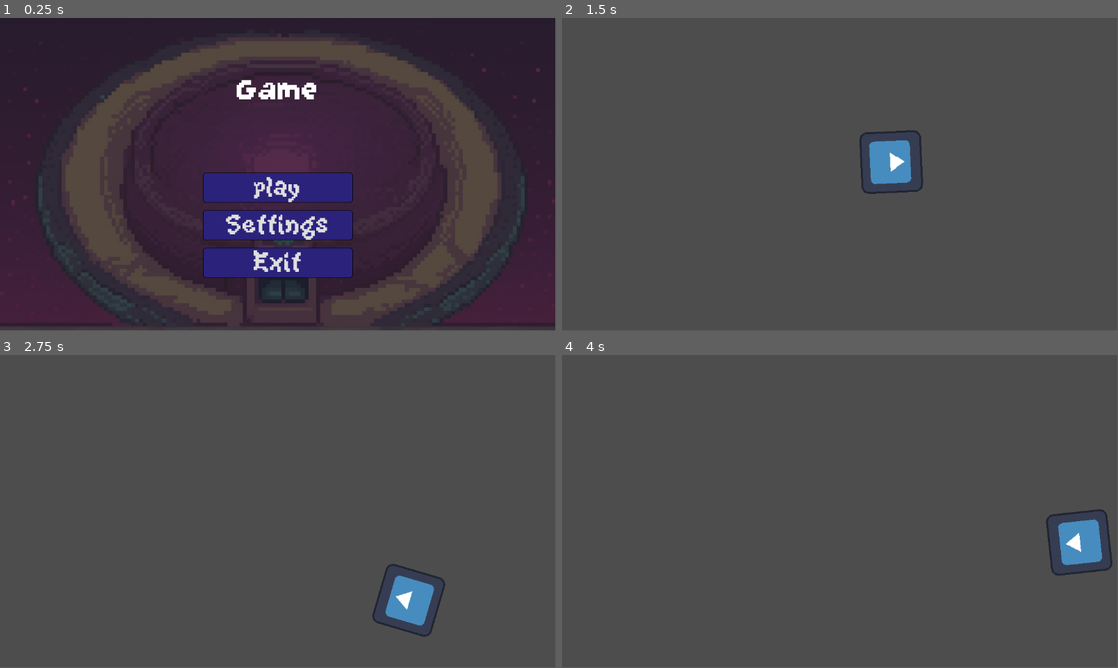
Above: before the commit, frames 1-4 (two rows, left to right).
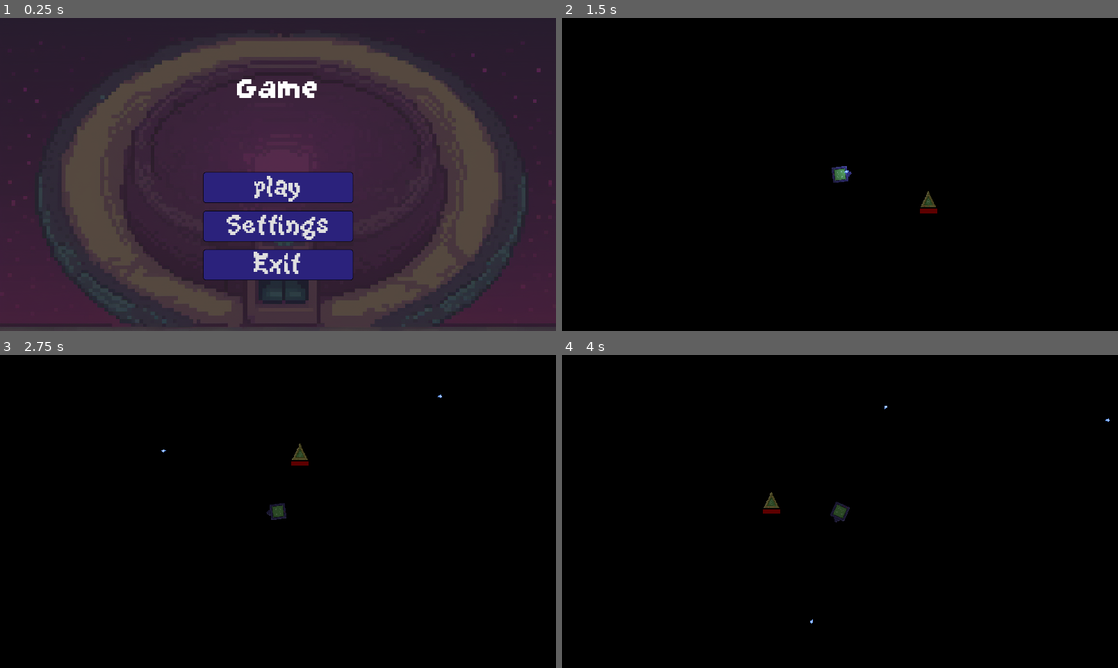
Above: after the commit, the same moments.

Repository: Buraka12/Square-Loop
Game: Godot game, scene res://scenes/main_menu.tscn
The game is run twice, just before and just after one commit, with the same random seed, the same clock (stepped at 60 frames per second) and the same inputs. The engine's default icon, where the game draws it, is replaced by a stand-in: a white triangle on a blue panel in a dark square.
Inputs (mouse positions are in pixels of both pictures, inside the frame that each line leads up to):
- Up to frame 1 (0.25 s): no input
- Up to frame 2 (1.5 s): click "play" at 0.5 s; tap Enter at 1.25 s; move the mouse to (962, 158) at 1.27 s; hold D (right) from 1.28 s (still down); click (962, 158) at 1.35 s
- Up to frame 3 (2.75 s): move the mouse to (166, 527) at 2.02 s; release D (right) at 2.03 s; hold S (down) from 2.03 s (still down); click (166, 527) at 2.1 s
- Up to frame 4 (4 s): move the mouse to (895, 442) at 2.77 s; release S (down) at 2.78 s; hold D (right) 2.78-3.53 s; click (895, 442) at 2.85 s; move the mouse to (812, 574) at 3.52 s; hold W (up) from 3.53 s (still down); click (812, 574) at 3.6 s
In our replay, the window is 799x449 before the commit and 800x450 after it. These sizes can differ from the game's own. Grey fills any space a smaller window leaves; there, only what the larger window draws over its background counts as a difference.

The runs differ from the first frame. In frame 1, 2.2% of the frame differs, in the area x 4-100%, y 0-99%; in frame 2, 100%, in the area x 0-100%, y 0-100%; in frame 3, 100%; in frame 4, 100%.

Commit message:
Basic
Düşmanların sprite ı ve ateş etme

Diff:
--- a/project.godot
+++ b/project.godot
@@ -18,6 +18,15 @@
 [display]
 
 window/size/mode=2
+window/stretch/mode="canvas_items"
+
+[dotnet]
+
+project/assembly_name="GMTK"
+
+[global_group]
+
+Enemy=""
 
 [input]
 
--- /dev/null
+++ b/scenes/Components/hit_box.tscn
@@ -0,0 +1,11 @@
+[gd_scene load_steps=2 format=3 uid="uid://dtij3gf5j2so8"]
+
+[sub_resource type="CircleShape2D" id="CircleShape2D_p24cy"]
+radius = 4.12311
+
+[node name="HitBox" type="Area2D"]
+collision_layer = 8
+collision_mask = 6
+
+[node name="CollisionShape2D" type="CollisionShape2D" parent="."]
+shape = SubResource("CircleShape2D_p24cy")
--- /dev/null
+++ b/scenes/Enemy/enemy_bullet.tscn
@@ -0,0 +1,3 @@
+[gd_scene format=3 uid="uid://dmm1rn6m7wwxx"]
+
+[node name="EnemyBullet" type="RigidBody2D"]
--- /dev/null
+++ b/scenes/Enemy/hexagon.tscn
@@ -0,0 +1,26 @@
+[gd_scene load_steps=5 format=3 uid="uid://dsd1fe453iuu3"]
+
+[ext_resource type="Texture2D" uid="uid://caxjlytrc3hkq" path="res://assets/sprites/Enemy/Hexagon.png" id="1_17p37"]
+[ext_resource type="PackedScene" uid="uid://dtij3gf5j2so8" path="res://scenes/Components/hit_box.tscn" id="2_3qkvm"]
+
+[sub_resource type="CanvasTexture" id="CanvasTexture_nba4g"]
+diffuse_texture = ExtResource("1_17p37")
+
+[sub_resource type="CircleShape2D" id="CircleShape2D_0vgo3"]
+radius = 16.0
+
+[node name="Hexagon" type="CharacterBody2D"]
+collision_layer = 4
+collision_mask = 2
+
+[node name="Sprite2D" type="Sprite2D" parent="."]
+texture = SubResource("CanvasTexture_nba4g")
+
+[node name="CollisionShape2D" type="CollisionShape2D" parent="."]
+visible = false
+shape = SubResource("CircleShape2D_0vgo3")
+
+[node name="HitBox" parent="." groups=["Enemy"] instance=ExtResource("2_3qkvm")]
+scale = Vector2(5, 5)
+collision_layer = 4
+collision_mask = 1
--- /dev/null
+++ b/scenes/Enemy/pentagon.tscn
@@ -0,0 +1,20 @@
+[gd_scene load_steps=4 format=3 uid="uid://bvhmfxi7j6rr0"]
+
+[ext_resource type="Texture2D" uid="uid://c5jp6ogvngbvw" path="res://assets/sprites/Enemy/Pentagon.png" id="1_cuotf"]
+
+[sub_resource type="CanvasTexture" id="CanvasTexture_utoed"]
+diffuse_texture = ExtResource("1_cuotf")
+
+[sub_resource type="CircleShape2D" id="CircleShape2D_vyrux"]
+radius = 21.0
+
+[node name="Pentagon" type="CharacterBody2D" groups=["Enemy"]]
+collision_layer = 4
+collision_mask = 2
+
+[node name="Sprite2D" type="Sprite2D" parent="."]
+texture = SubResource("CanvasTexture_utoed")
+
+[node name="CollisionShape2D" type="CollisionShape2D" parent="."]
+visible = false
+shape = SubResource("CircleShape2D_vyrux")
--- /dev/null
+++ b/scenes/Enemy/triangle.tscn
@@ -0,0 +1,35 @@
+[gd_scene load_steps=6 format=3 uid="uid://dqwsgw57poqd3"]
+
+[ext_resource type="Script" path="res://scripts/Enemy/triangle.gd" id="1_7kcm5"]
+[ext_resource type="Texture2D" uid="uid://bqgfkvuepiief" path="res://assets/sprites/Enemy/Triangle.png" id="1_o3of3"]
+
+[sub_resource type="CanvasTexture" id="CanvasTexture_0ixiy"]
+diffuse_texture = ExtResource("1_o3of3")
+
+[sub_resource type="CircleShape2D" id="CircleShape2D_so033"]
+radius = 14.0
+
+[sub_resource type="StyleBoxFlat" id="StyleBoxFlat_je3cd"]
+bg_color = Color(0.729412, 0, 0, 1)
+
+[node name="Triangle" type="CharacterBody2D" groups=["Enemy"]]
+collision_layer = 4
+collision_mask = 2
+script = ExtResource("1_7kcm5")
+
+[node name="Sprite2D" type="Sprite2D" parent="."]
+texture = SubResource("CanvasTexture_0ixiy")
+
+[node name="CollisionShape2D" type="CollisionShape2D" parent="."]
+visible = false
+position = Vector2(0, 4)
+shape = SubResource("CircleShape2D_so033")
+
+[node name="HealthBar" type="ProgressBar" parent="."]
+offset_left = -18.0
+offset_top = 19.0
+offset_right = 18.0
+offset_bottom = 28.0
+theme_override_styles/fill = SubResource("StyleBoxFlat_je3cd")
+value = 100.0
+show_percentage = false
--- /dev/null
+++ b/scenes/Player/player_bullet.tscn
@@ -0,0 +1,47 @@
+[gd_scene load_steps=8 format=3 uid="uid://bl2vym8shwqe6"]
+
+[ext_resource type="Script" path="res://scripts/Player/player_bullet.gd" id="1_dt5ga"]
+[ext_resource type="Texture2D" uid="uid://l4mhe5w13gxx" path="res://assets/sprites/Bullet.png" id="1_v5jwa"]
+[ext_resource type="PackedScene" uid="uid://dtij3gf5j2so8" path="res://scenes/Components/hit_box.tscn" id="2_o06sg"]
+
+[sub_resource type="CanvasItemMaterial" id="CanvasItemMaterial_yhh4a"]
+light_mode = 1
+
+[sub_resource type="CircleShape2D" id="CircleShape2D_mhs4o"]
+radius = 4.0
+
+[sub_resource type="Gradient" id="Gradient_2btwn"]
+colors = PackedColorArray(1, 1, 1, 1, 0, 0, 0, 1)
+
+[sub_resource type="GradientTexture2D" id="GradientTexture2D_ldqnl"]
+gradient = SubResource("Gradient_2btwn")
+fill = 1
+fill_from = Vector2(0.5, 0.5)
+fill_to = Vector2(0.697248, 0.284404)
+
+[node name="PlayerBullet" type="RigidBody2D"]
+collision_layer = 8
+collision_mask = 6
+mass = 0.001
+gravity_scale = 0.0
+script = ExtResource("1_dt5ga")
+
+[node name="Sprite2D" type="Sprite2D" parent="."]
+material = SubResource("CanvasItemMaterial_yhh4a")
+texture = ExtResource("1_v5jwa")
+region_enabled = true
+region_rect = Rect2(21, 39, 6, 9)
+
+[node name="CollisionShape2D" type="CollisionShape2D" parent="."]
+visible = false
+shape = SubResource("CircleShape2D_mhs4o")
+
+[node name="HitBox" parent="." instance=ExtResource("2_o06sg")]
+visible = false
+
+[node name="PointLight2D" type="PointLight2D" parent="."]
+scale = Vector2(2, 2)
+color = Color(0.541176, 0.698039, 0.984314, 1)
+texture = SubResource("GradientTexture2D_ldqnl")
+
+[connection signal="body_entered" from="HitBox" to="." method="_on_hit_box_body_entered"]
--- a/scenes/character_body_2d.tscn
+++ /dev/null
@@ -1,19 +0,0 @@
-[gd_scene load_steps=4 format=3 uid="uid://2whhrm0r02h1"]
-
-[ext_resource type="Script" path="res://scripts/character_body_2d.gd" id="1_i66a5"]
-[ext_resource type="Texture2D" uid="uid://cifrq2c6wa5ro" path="res://assets/sprites/icon.svg" id="2_eb063"]
-
-[sub_resource type="RectangleShape2D" id="RectangleShape2D_aqmnj"]
-size = Vector2(116, 117)
-
-[node name="CharacterBody2D" type="CharacterBody2D"]
-position = Vector2(623, 299)
-script = ExtResource("1_i66a5")
-
-[node name="Sprite2D" type="Sprite2D" parent="."]
-rotation = 1.5708
-texture = ExtResource("2_eb063")
-
-[node name="CollisionShape2D" type="CollisionShape2D" parent="."]
-position = Vector2(0, -0.5)
-shape = SubResource("RectangleShape2D_aqmnj")
--- /dev/null
+++ b/scenes/main_area.tscn
@@ -0,0 +1,26 @@
+[gd_scene load_steps=4 format=3 uid="uid://d0gsl5rpmw5w7"]
+
+[ext_resource type="Texture2D" uid="uid://cifrq2c6wa5ro" path="res://assets/sprites/icon.svg" id="1_3hq13"]
+[ext_resource type="PackedScene" uid="uid://2whhrm0r02h1" path="res://scenes/player.tscn" id="1_sdxow"]
+[ext_resource type="PackedScene" uid="uid://dqwsgw57poqd3" path="res://scenes/Enemy/triangle.tscn" id="3_nbxkg"]
+
+[node name="MainArea" type="Node2D"]
+
+[node name="Player" parent="." instance=ExtResource("1_sdxow")]
+position = Vector2(79, 87)
+
+[node name="Back" type="Sprite2D" parent="."]
+modulate = Color(0, 0, 0, 1)
+z_index = -5
+position = Vector2(526, 426)
+scale = Vector2(17.8789, 13.8477)
+texture = ExtResource("1_3hq13")
+
+[node name="Triangle" parent="." instance=ExtResource("3_nbxkg")]
+position = Vector2(312, 139)
+
+[node name="DirectionalLight2D" type="DirectionalLight2D" parent="."]
+energy = 0.5
+
+[node name="CanvasModulate" type="CanvasModulate" parent="."]
+color = Color(0, 0, 0, 1)
--- a/scenes/main_menu.tscn
+++ b/scenes/main_menu.tscn
@@ -214,6 +214,7 @@
 theme_override_styles/panel = SubResource("StyleBoxFlat_kx5ry")
 
 [node name="Back_button" type="Button" parent="SettingsMenu"]
+layout_mode = 0
 offset_left = 351.5
 offset_top = 352.0
 offset_right = 433.5
--- /dev/null
+++ b/scenes/player.tscn
@@ -0,0 +1,23 @@
+[gd_scene load_steps=5 format=3 uid="uid://2whhrm0r02h1"]
+
+[ext_resource type="Script" path="res://scripts/character_body_2d.gd" id="1_baftj"]
+[ext_resource type="Texture2D" uid="uid://dw731i17papw7" path="res://assets/sprites/Player/Player.png" id="2_2e2v8"]
+
+[sub_resource type="CanvasTexture" id="CanvasTexture_8dgsr"]
+diffuse_texture = ExtResource("2_2e2v8")
+
+[sub_resource type="CircleShape2D" id="CircleShape2D_pqs21"]
+radius = 18.0
+
+[node name="Player" type="CharacterBody2D"]
+script = ExtResource("1_baftj")
+
+[node name="Sprite2D" type="Sprite2D" parent="."]
+rotation = 1.5708
+texture = SubResource("CanvasTexture_8dgsr")
+
+[node name="CollisionShape2D" type="CollisionShape2D" parent="."]
+shape = SubResource("CircleShape2D_pqs21")
+
+[node name="Camera2D" type="Camera2D" parent="."]
+process_callback = 0
--- /dev/null
+++ b/scripts/Enemy/triangle.gd
@@ -0,0 +1,15 @@
+extends CharacterBody2D
+
+
+var health : float = 100
+@onready var health_bar: ProgressBar = $HealthBar
+const SPEED = 300.0
+
+
+func _physics_process(delta: float) -> void:
+	if health <= 0:
+		die()
+	health_bar.value = health
+
+func die():
+	queue_free()
--- /dev/null
+++ b/scripts/Player/player_bullet.gd
@@ -0,0 +1,15 @@
+extends RigidBody2D
+
+var pos : Vector2
+const SPEED : float = 400.0
+
+func _ready() -> void:
+	var direction = (pos - global_position).normalized()
+	linear_velocity += direction * SPEED
+	rotation = get_angle_to(pos) + PI/2
+
+
+func _on_hit_box_body_entered(body: Node2D) -> void:
+	if body.is_in_group("Enemy"):
+		body.health -= 50
+	queue_free()
--- a/scripts/character_body_2d.gd
+++ b/scripts/character_body_2d.gd
@@ -1,8 +1,13 @@
 extends CharacterBody2D
 
 
-const SPEED = 300.0
+const SPEED = 250.0
+var bulletscene : PackedScene = preload("res://scenes/Player/player_bullet.tscn")
+
 func _physics_process(delta: float) -> void:
+
+	if Input.is_action_just_pressed("fire"):
+		fire()
 
 	#mouse bakma
 	look_at(get_global_mouse_position())
@@ -21,3 +26,10 @@
 		velocity.y = move_toward(velocity.y, 0, SPEED)
 
 	move_and_slide()
+
+func fire():
+	var bullet = bulletscene.instantiate()
+	var mouse_pos : Vector2 = get_global_mouse_position()
+	bullet.global_position = global_position
+	bullet.pos = mouse_pos
+	$"..".add_child(bullet)
--- a/scripts/main_menu.gd
+++ b/scripts/main_menu.gd
@@ -11,7 +11,7 @@
 #            --Main buttons--
 
 func _on_play_pressed() -> void:
-	get_tree().change_scene_to_file("res://scenes/character_body_2d.tscn")
+	get_tree().change_scene_to_file("res://scenes/main_area.tscn")
 
 func _on_settings_pressed() -> void:
 	main_buttons.visible = false
Binary file added: assets/sprites/Bullet.png
Not shown, added: assets/sprites/Bullet.png.import
Binary file added: assets/sprites/Enemy/Hexagon.png
Not shown, added: assets/sprites/Enemy/Hexagon.png.import
Binary file added: assets/sprites/Enemy/Pentagon.png
Not shown, added: assets/sprites/Enemy/Pentagon.png.import
Binary file added: assets/sprites/Enemy/Triangle.png
Not shown, added: assets/sprites/Enemy/Triangle.png.import
Binary file added: assets/sprites/Player/Player.png
Not shown, added: assets/sprites/Player/Player.png.import
